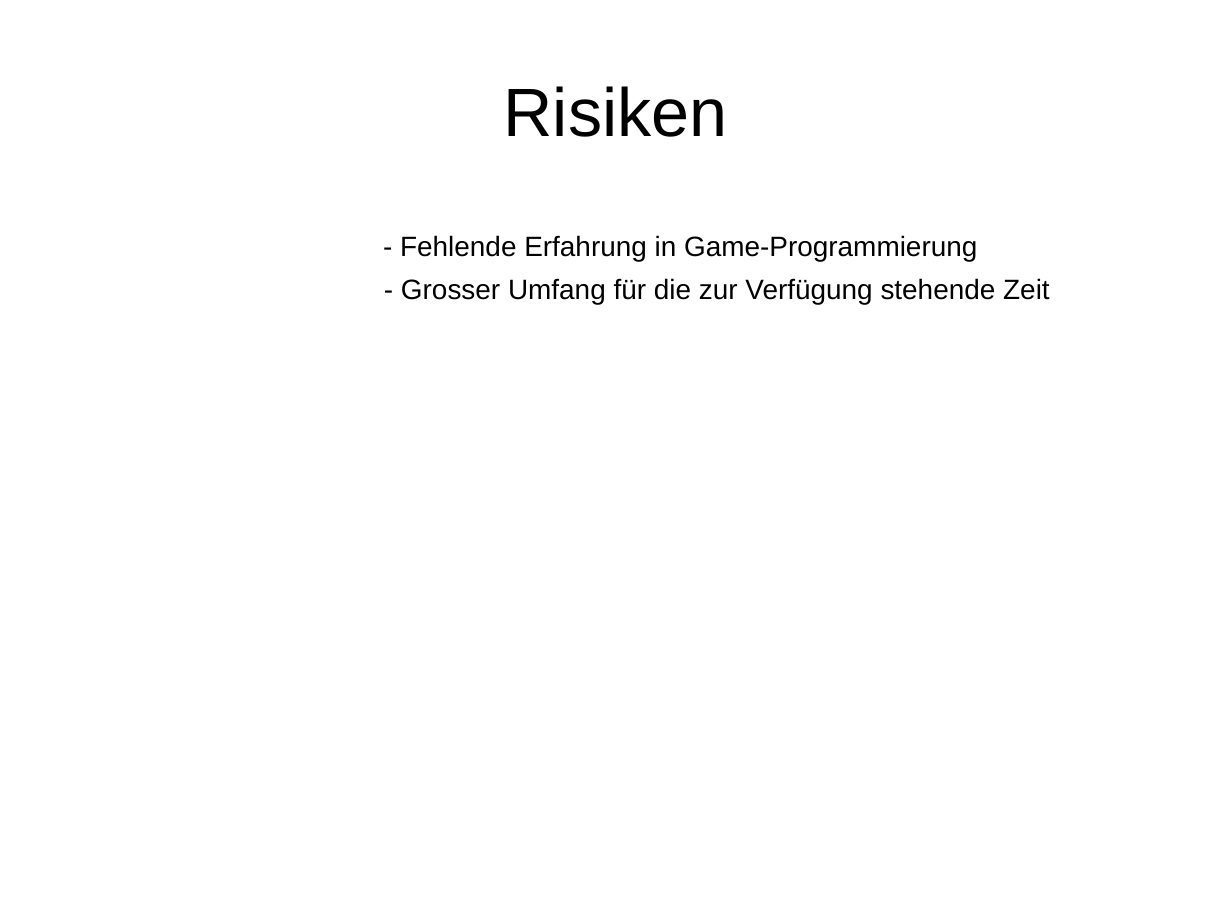
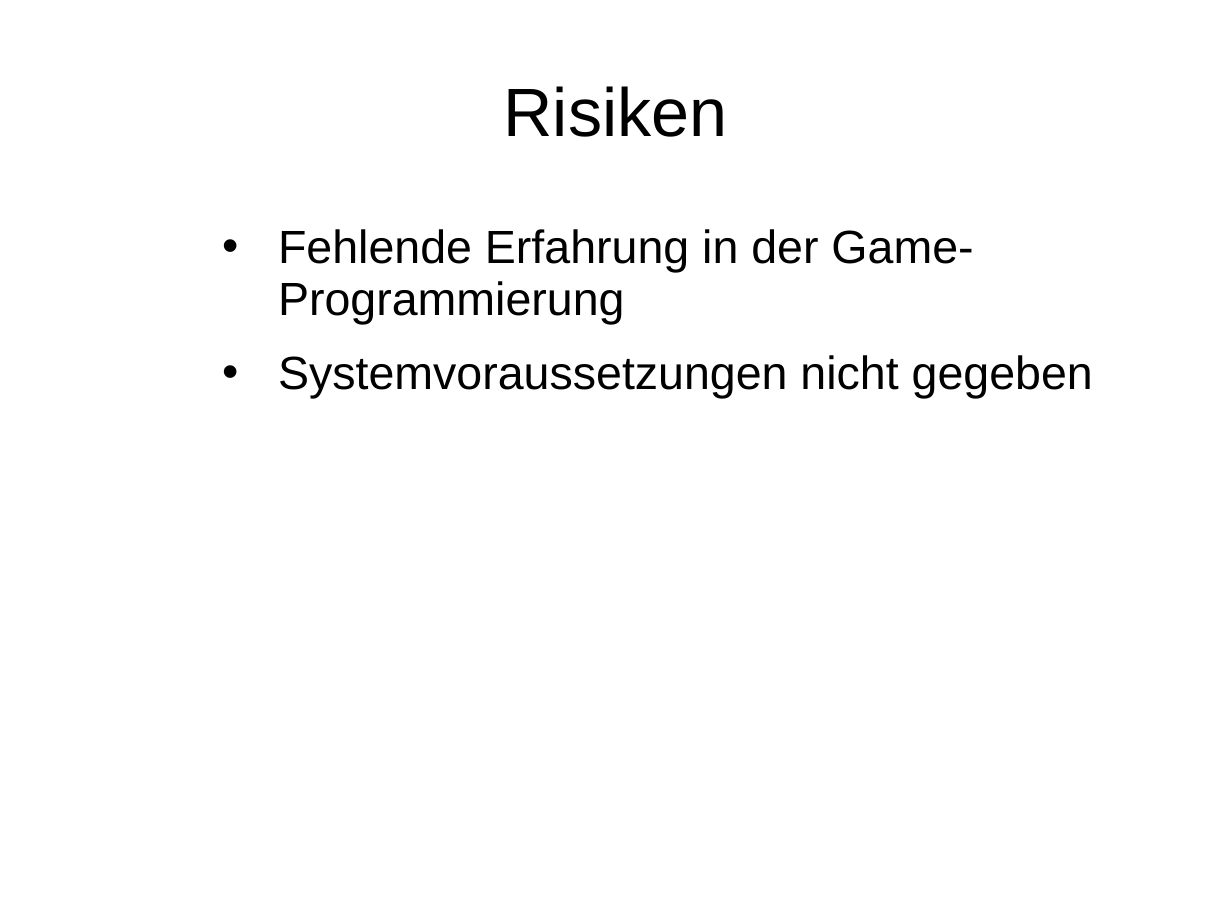
Before and after one commit to sprengmeister/IT10-t_SWE1_chess, a slide deck: slide 8 of Planung/projektskizze_nad.pptx. Drawn at 1232x924 pixels with LibreOffice and Linux fonts; fonts in the diff are those of the drawing; background and template pictures are left out. Boxes give left, top, right and bottom in pixels: in the first picture for what was removed or moved away, otherwise in the second. Text is boxed around its words. In the diff, an @@ line names an element or a change of style, - is before the commit and + after.

```diff
--- a/Planung/projektskizze_nad.pptx
+++ b/Planung/projektskizze_nad.pptx
@@ text at [278, 229, 1093, 398]: text changed; size 18 to 30 pt @@
-- Fehlende Erfahrung in Game-Programmierung
+• Fehlende Erfahrung in der Game-Programmierung
+• Systemvoraussetzungen nicht gegeben
@@ text removed at [401, 278, 1050, 304] @@
-- Grosser Umfang für die zur Verfügung stehende Zeit
```
Also in this commit, not shown: 3 other slides changed, 1 slide removed, 1 other file.
